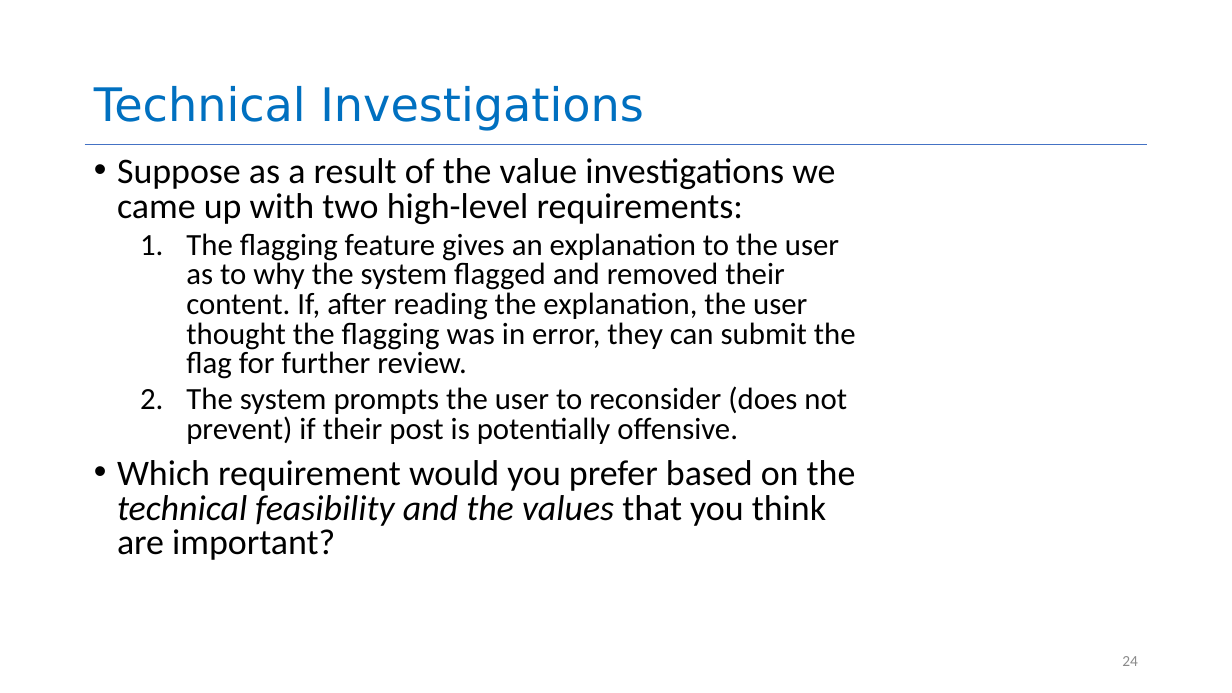
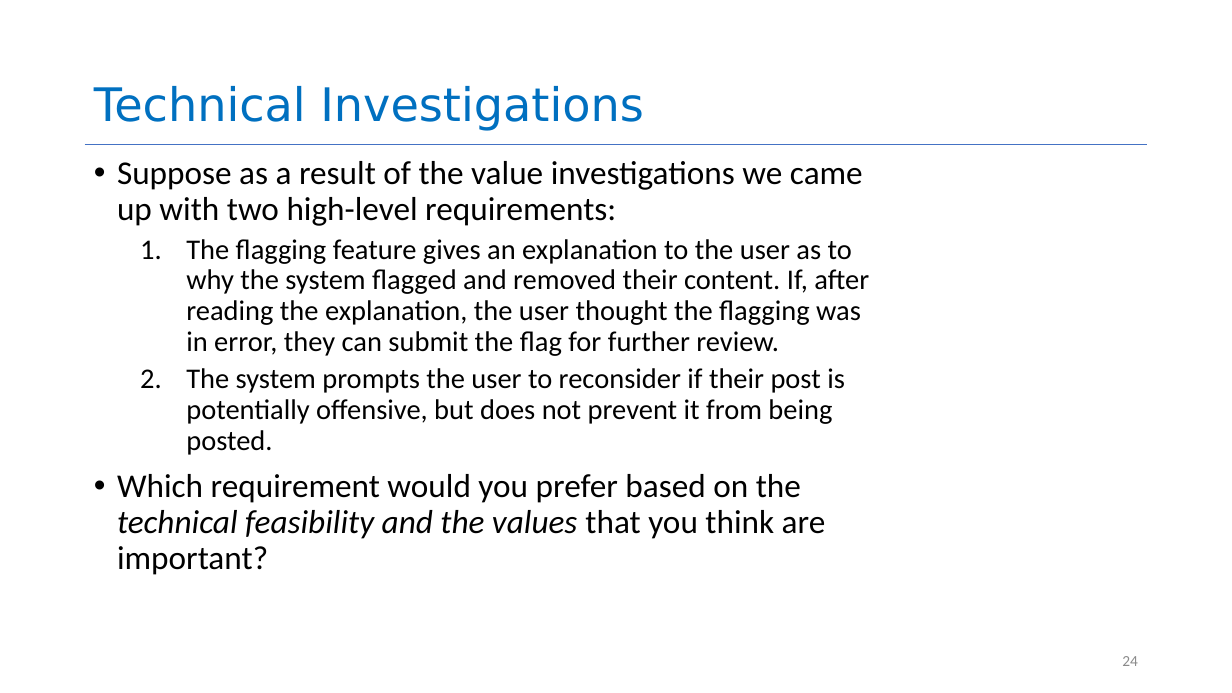
Before and after one commit to yashburshe/CS4530-Fall-2025, a slide deck: slide 24 of Slides/Module 01.2 Requirements Gathering.pptx. Drawn at 1232x693 pixels with LibreOffice and Linux fonts; fonts in the diff are those of the drawing. Boxes give left, top, right and bottom in pixels: in the first picture for what was removed or moved away, otherwise in the second. Text is boxed around its words. In the diff, an @@ line names an element or a change of style, - is before the commit and + after.

Commit message:
small tweaks to M01.1 and M01.2. Pdfs NOT updated

```diff
--- a/Slides/Module 01.2 Requirements Gathering.pptx
+++ b/Slides/Module 01.2 Requirements Gathering.pptx
@@ text at (117,161,869,575): size 28 to 25.9 pt in "Suppose as a result of the value ...", "Which requirement would you prefer based on ..."; size 24 to 22.2 pt in "The flagging feature gives an explanation to ..."; line spacing 0.8 to 0.9 @@
@@ text at (186,368,845,455): text changed; size 24 to 22.2 pt @@
-  2. The system prompts the user to reconsider (does not prevent) if their post is potentially offensive.
+  2. The system prompts the user to reconsider if their post is potentially offensive, but does not prevent it from being posted.
```
